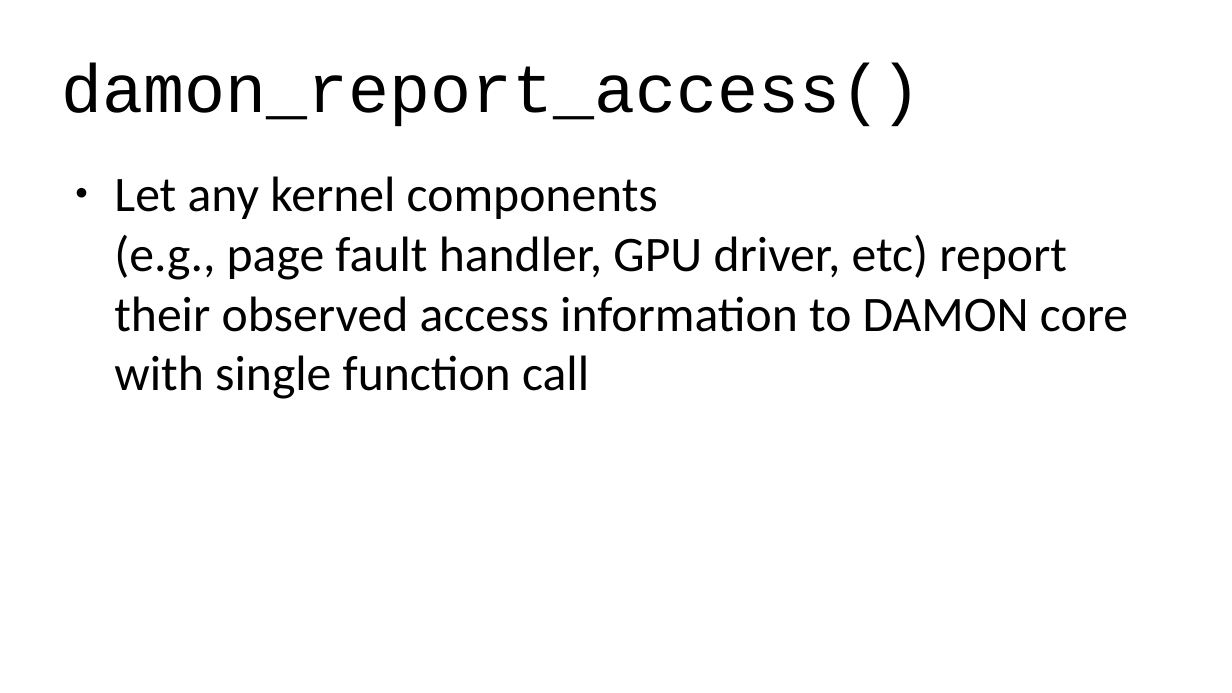
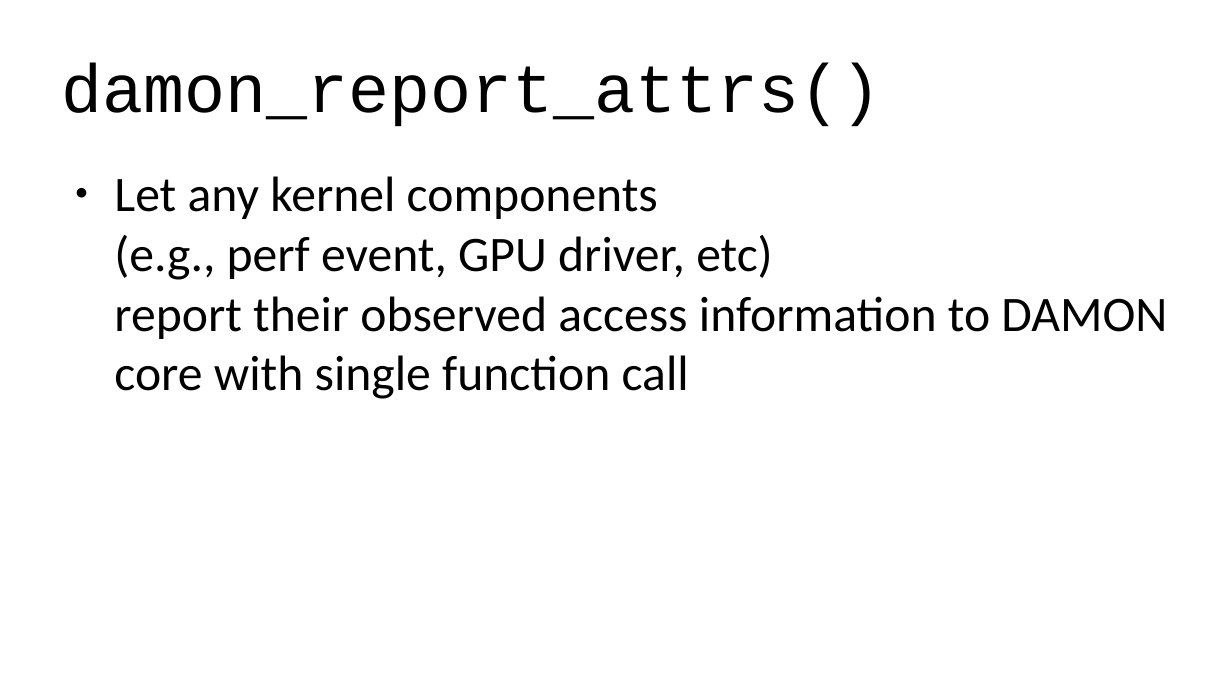
Before and after one commit to damonitor/talks, a slide deck: slide 55 of 2026/lpc/spmm_micro_conf/damon_for_cgxpu_numa.odp (slide 54 before the commit). Drawn at 1232x693 pixels with LibreOffice and Linux fonts; fonts in the diff are those of the drawing. Boxes give left, top, right and bottom in pixels: in the first picture for what was removed or moved away, otherwise in the second. Text is boxed around its words. In the diff, an @@ line names an element or a change of style, - is before the commit and + after.

Commit message:
2026/lpc/spmm_micro_conf: add slides

```diff
--- a/2026/lpc/spmm_micro_conf/damon_for_cgxpu_numa.odp
+++ b/2026/lpc/spmm_micro_conf/damon_for_cgxpu_numa.odp
@@ title at box(62, 63, 881, 127): text changed @@
-damon_report_access()
+damon_report_attrs()
@@ text at box(114, 176, 1167, 399): text changed @@
-● Let any kernel components
-  (e.g., page fault handler, GPU driver, etc) report their observed access information to DAMON core
-  with single function call
+● Let any kernel components
+  (e.g., perf event, GPU driver, etc)
+  report their observed access information to DAMON core with single function call
```
Also in this commit, not shown: 8 other slides changed, 1 slide added, 1 other file.
